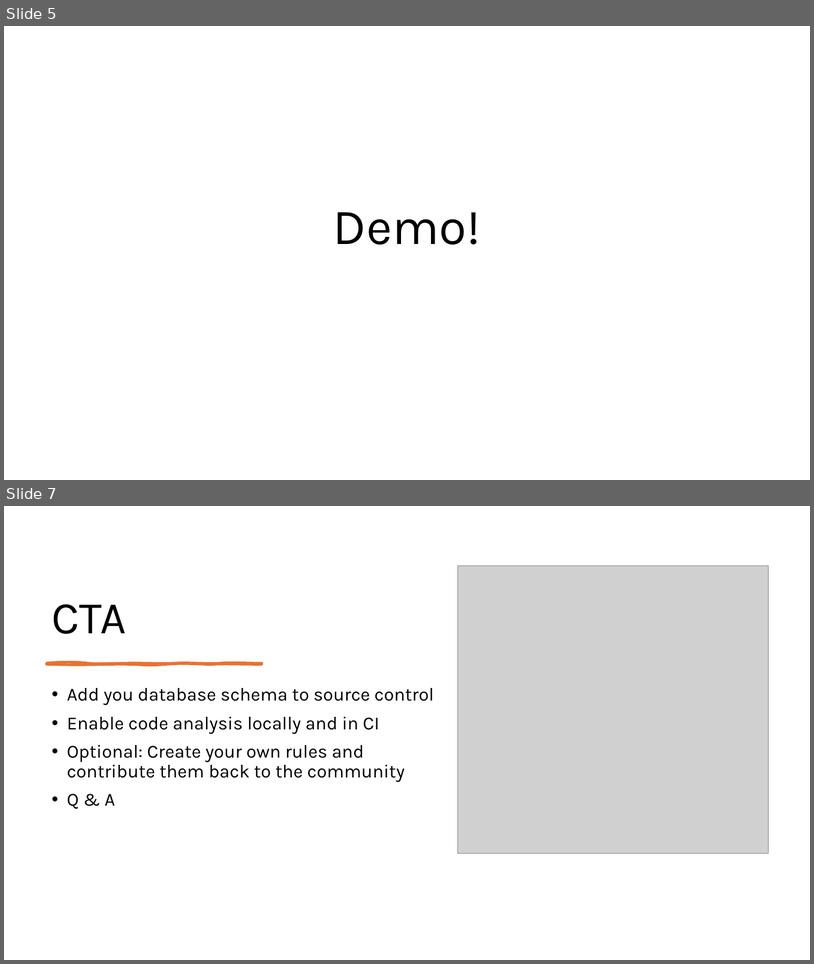
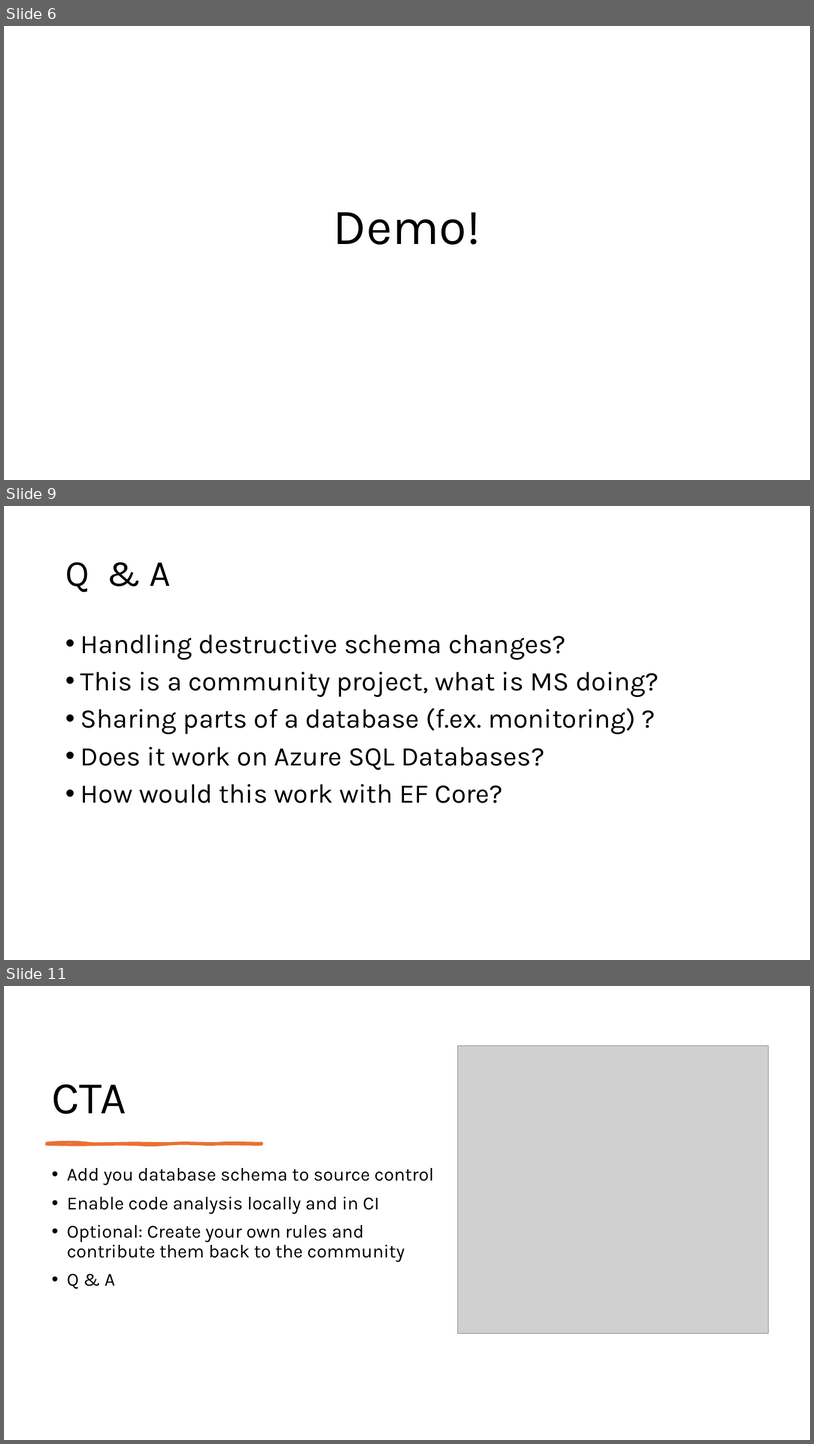
Before and after one commit to ErikEJ/TsqlAnalysis, a slide deck: T-SQL Code analysis.pptx. Shown one above the other, each under a label of ours: slides 5 and 7 before the commit, slides 6, 9 and 11 after it; the slides between them are not shown. The pictures are 814x964 and 814x1444 pixels, drawn with LibreOffice and Linux fonts; fonts in the diff are those of the drawing; grey boxes stand for pictures. Boxes give left, top, right and bottom in pixels: in the first picture for what was removed or moved away, otherwise in the second. Text is boxed around its words. In the diff, an @@ line names an element or a change of style, - is before the commit and + after.

```diff
--- a/T-SQL Code analysis.pptx
+++ b/T-SQL Code analysis.pptx
@@ slide 9 added at <box>4,506,810,960</box>, background #FFFFFF @@
@@ title added at <box>65,562,171,592</box>, 44 pt, text #000000 @@
+Q & A
@@ text added at <box>81,634,659,803</box>, 32 pt, text #000000 @@
+• Handling destructive schema changes?
+• This is a community project, what is MS doing?
+• Sharing parts of a database (f.ex. monitoring) ?
+• Does it work on Azure SQL Databases?
+• How would this work with EF Core?
@@ what was slide 5 is now slide 6 @@
@@ what was slide 7 is now slide 11 @@
```
Also in this commit, not shown: 5 slides changed, 2 other slides added, 1 slide removed, 3 other files.
